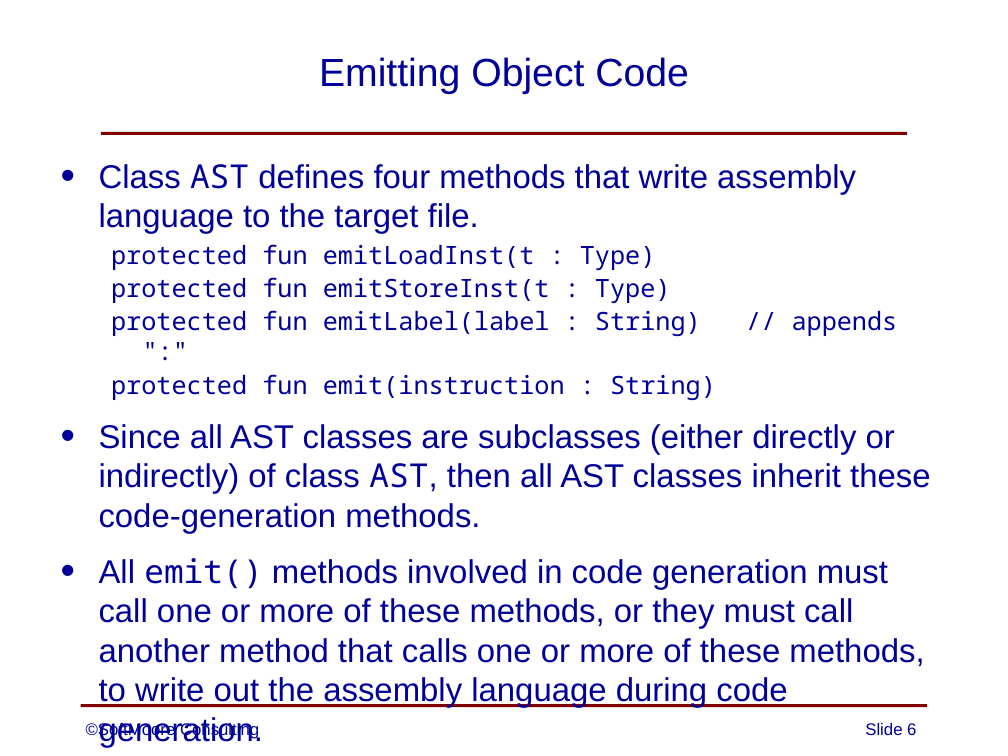
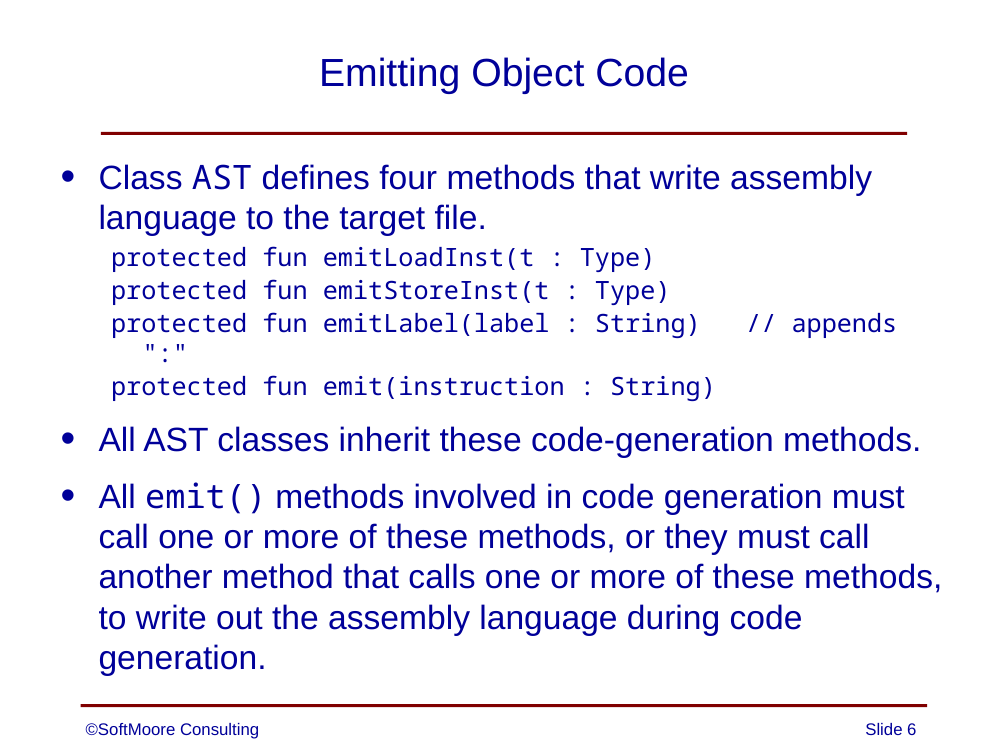
Before and after one commit to SoftMoore/CPRL-Kt-2nd, a slide deck: slide 6 of PowerPoints/11 - Code Generation.pptx. Drawn at 1008x756 pixels with LibreOffice and Linux fonts; fonts in the diff are those of the drawing. Boxes give left, top, right and bottom in pixels: in the first picture for what was removed or moved away, otherwise in the second. Text is boxed around its words. In the diff, an @@ line names an element or a change of style, - is before the commit and + after.

Commit message:
improvements to one PowerPoint slide

```diff
--- a/PowerPoints/11 - Code Generation.pptx
+++ b/PowerPoints/11 - Code Generation.pptx
@@ text at (x1=99, y1=164, x2=942, y2=676): size 23.5 to 24 pt in "Class AST defines four methods that write ...", "All emit() methods involved in code generation ..." @@
@@ text at (x1=99, y1=426, x2=921, y2=458): text changed; size 23.5 to 24 pt @@
-• Since all AST classes are subclasses (either directly or indirectly) of class AST, then all AST classes inherit these code-generation methods.
+• All AST classes inherit these code-generation methods.
```
